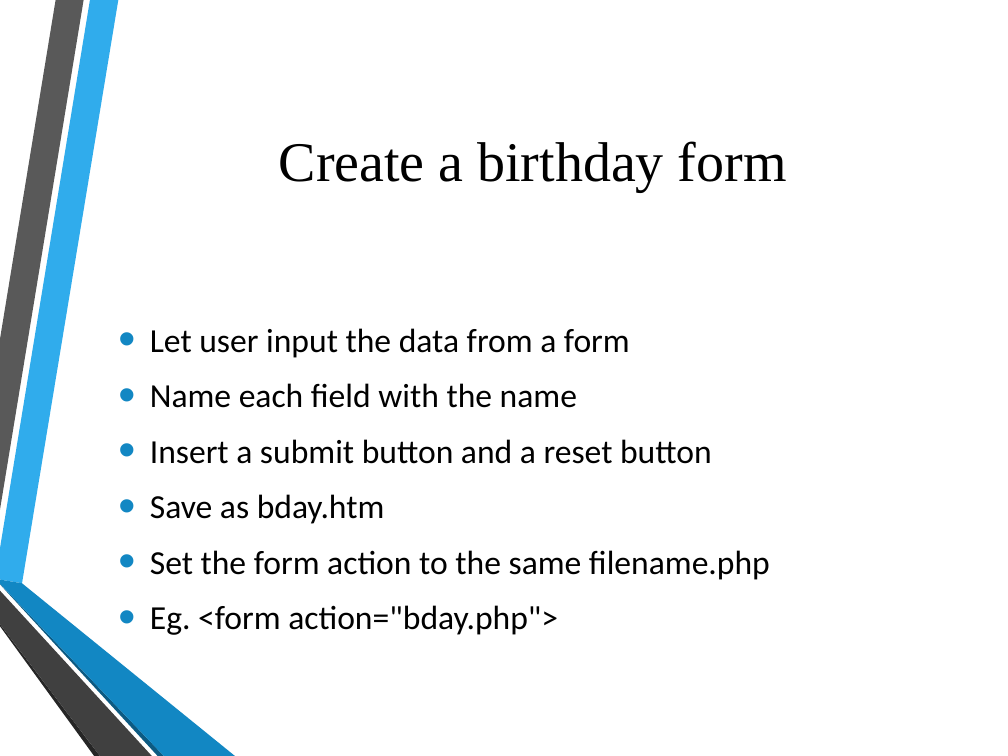
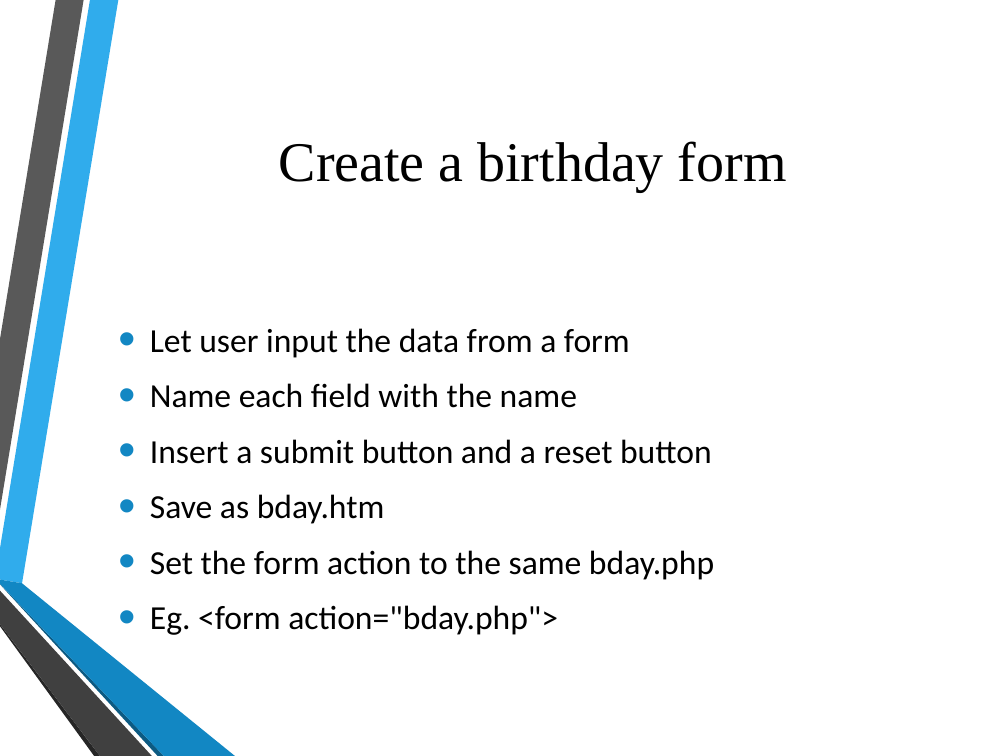
Before and after one commit to hatted/fevaworks-php, a slide deck: slide 29 of php-fw4/lesson4.pptx. Drawn at 1008x756 pixels with LibreOffice and Linux fonts; fonts in the diff are those of the drawing; background and template pictures are left out. Boxes give left, top, right and bottom in pixels: in the first picture for what was removed or moved away, otherwise in the second. Text is boxed around its words. In the diff, an @@ line names an element or a change of style, - is before the commit and + after.

```diff
--- a/php-fw4/lesson4.pptx
+++ b/php-fw4/lesson4.pptx
@@ text at (x1=150, y1=550, x2=714, y2=580): text changed @@
-• Set the form action to the same filename.php
+• Set the form action to the same bday.php
```
Also in this commit, not shown: 6 other slides changed, 1 slide added, 1 slide removed, 18 other files.
